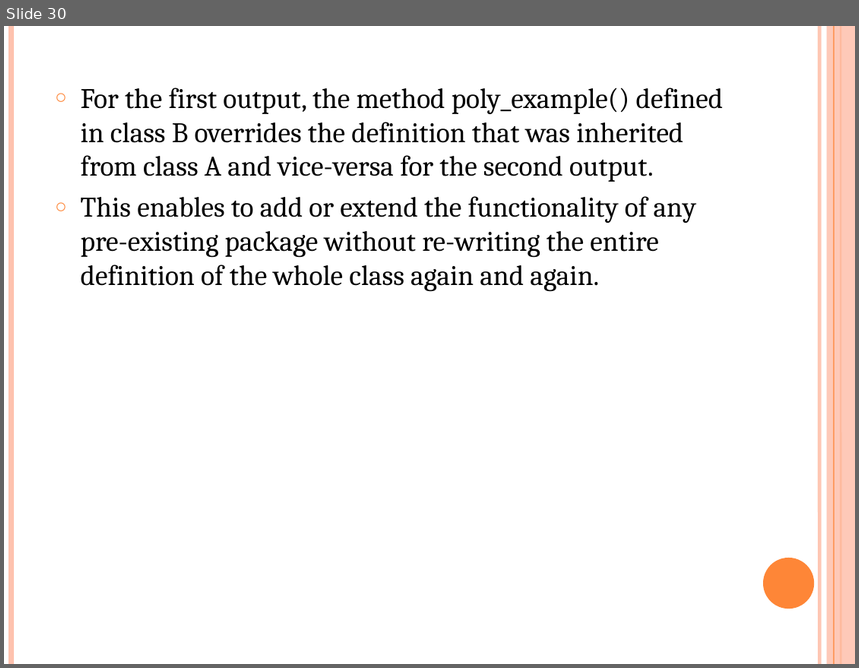
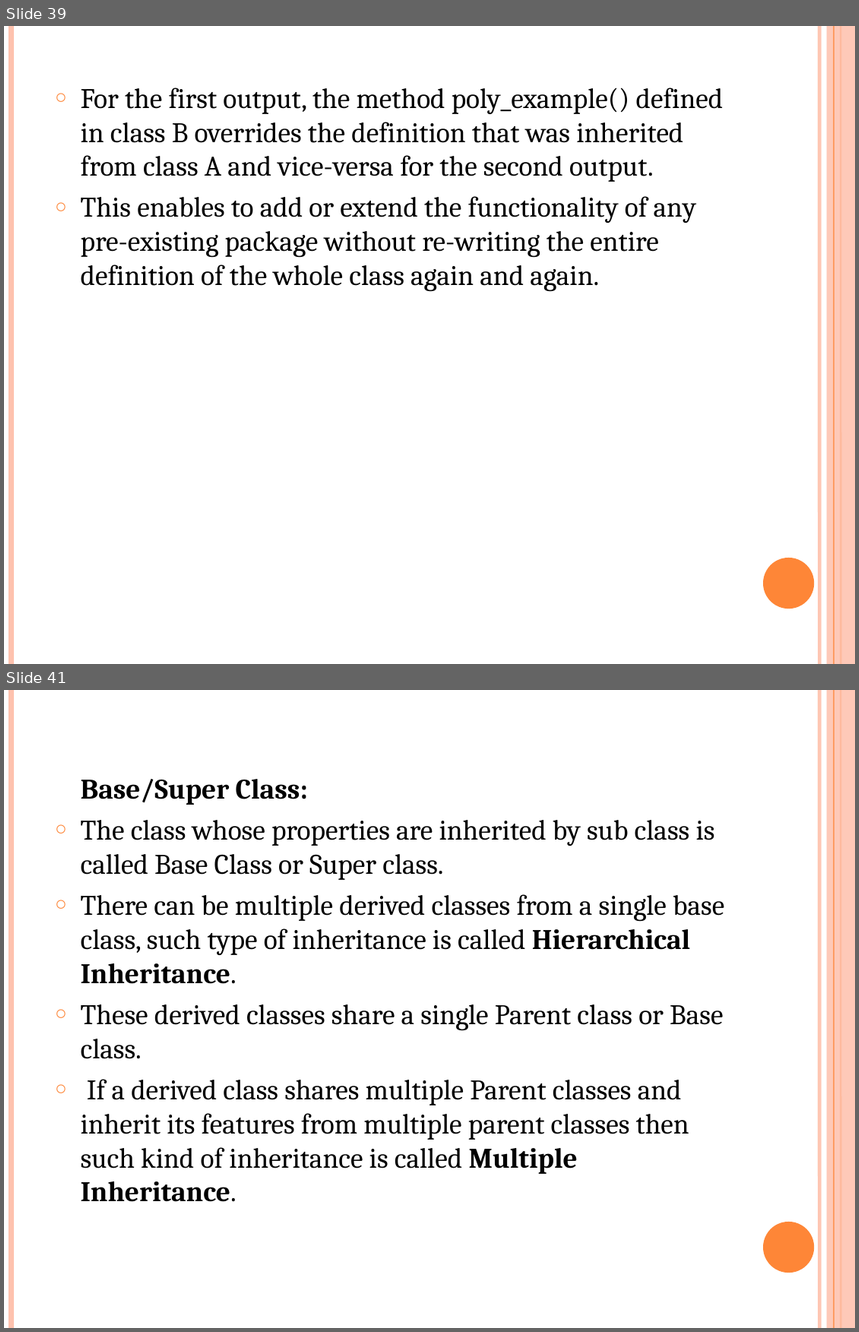
Before and after one commit to srivalli-project/BI_Team_Status, a slide deck: Santhoshi/PerlOOPs.pptx. Shown one above the other, each under a label of ours: slide 30 before the commit, slides 39 and 41 after it; the slides between them are not shown. The pictures are 859x668 and 859x1332 pixels, drawn with LibreOffice and Linux fonts; fonts in the diff are those of the drawing. Boxes give left, top, right and bottom in pixels: in the first picture for what was removed or moved away, otherwise in the second. Text is boxed around its words. In the diff, an @@ line names an element or a change of style, - is before the commit and + after.

```diff
--- a/Santhoshi/PerlOOPs.pptx
+++ b/Santhoshi/PerlOOPs.pptx
@@ slide 41 added at box(4, 690, 855, 1328), background #FFFFFF; not listed: 6 template elements that a slide beside it also shows @@
@@ text added at box(81, 779, 724, 1202), 24 pt, text #000000 @@
+Base/Super Class:
+○ The class whose properties are inherited by sub class is called Base Class or Super class.
+○ There can be multiple derived classes from a single base class, such type of inheritance is called Hierarchical Inheritance.
+○ These derived classes share a single Parent class or Base class.
+○ If a derived class shares multiple Parent classes and inherit its features from multiple parent classes then such kind of inheritance is called Multiple Inheritance.
@@ what was slide 30 is now slide 39 @@
```
Also in this commit, not shown: 22 other slides added, 1 slide removed, 7 other files.
